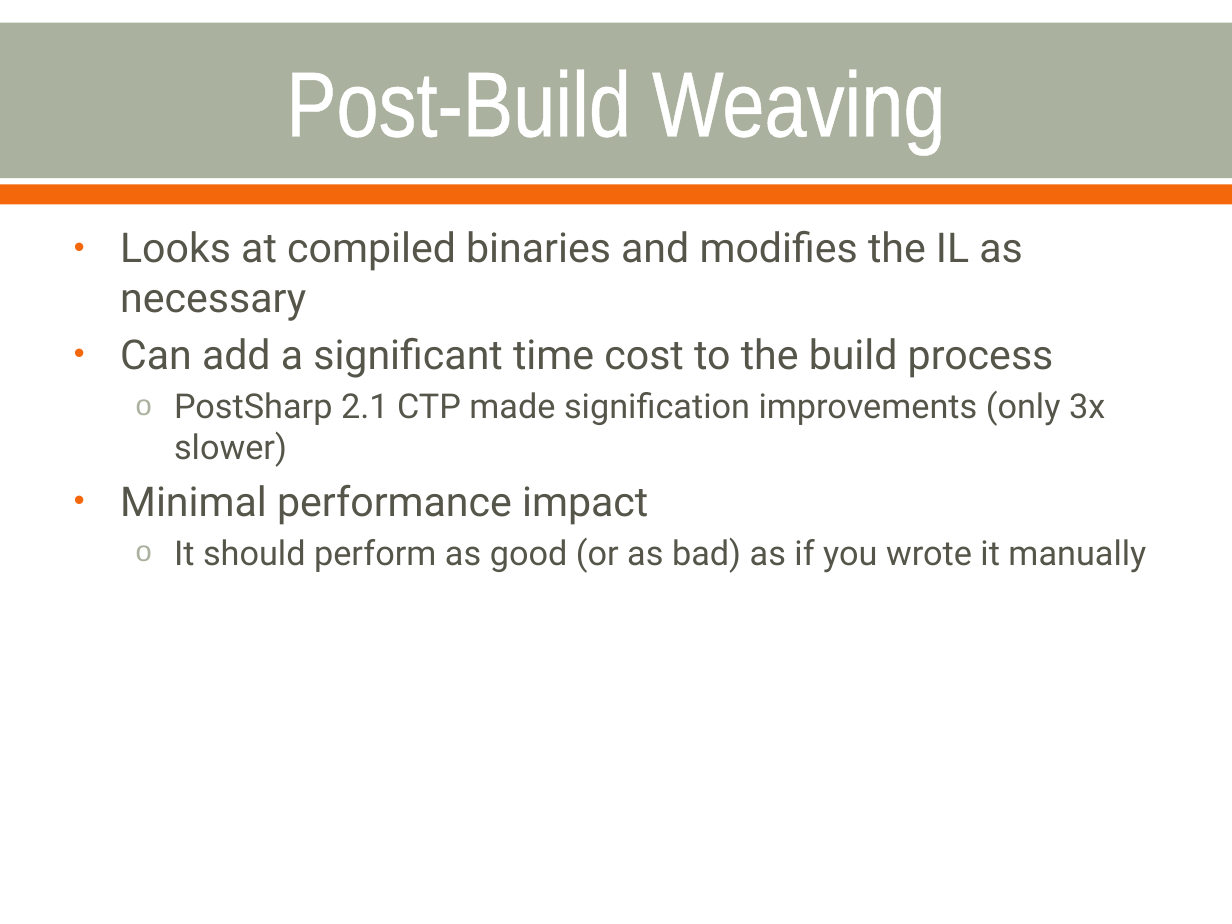
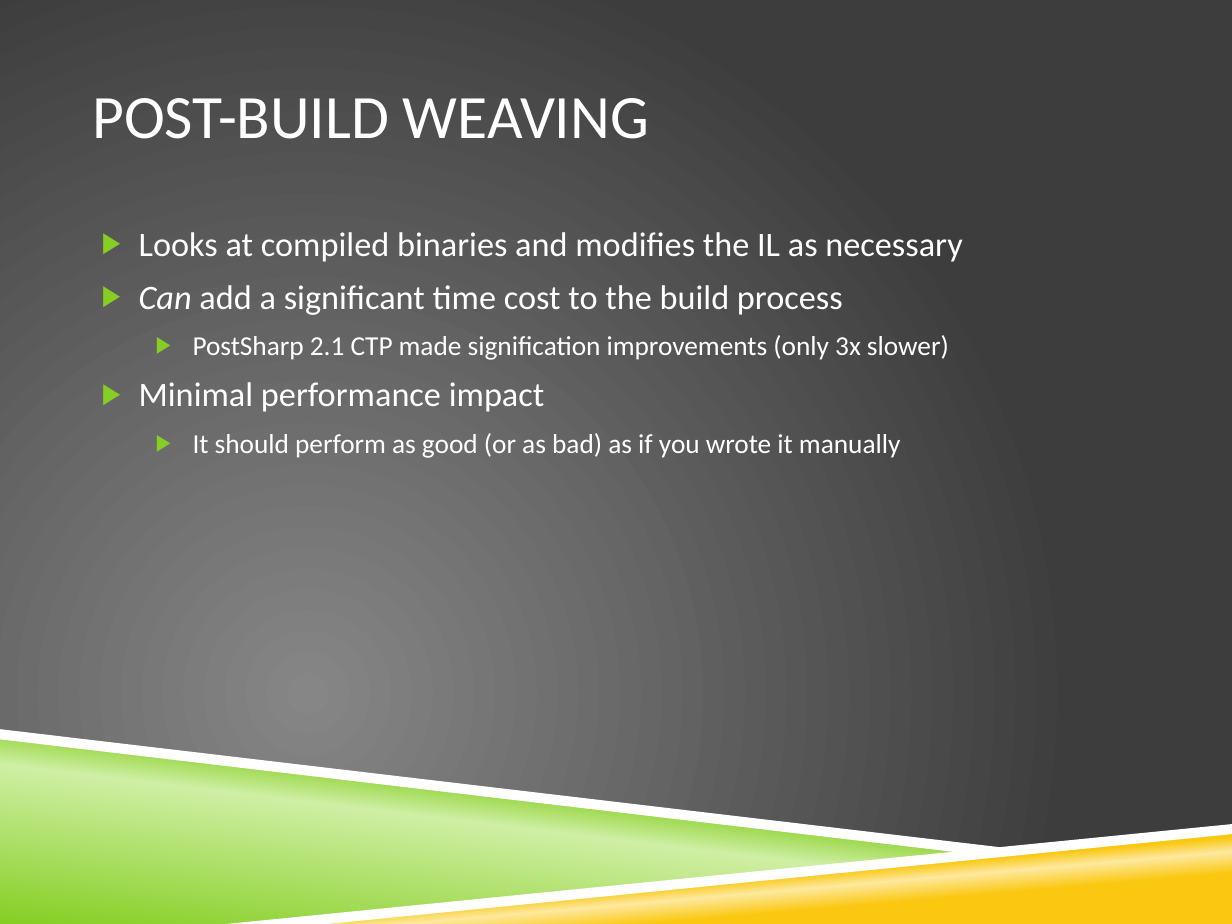
Before and after one commit to bling/AOPDemo, a slide deck: slide 9 of Aspect Oriented Programming.pptx. Drawn at 1232x924 pixels with LibreOffice and Linux fonts; fonts in the diff are those of the drawing; background and template pictures are left out. Boxes give left, top, right and bottom in pixels: in the first picture for what was removed or moved away, otherwise in the second. Text is boxed around its words. In the diff, an @@ line names an element or a change of style, - is before the commit and + after.

```diff
--- a/Aspect Oriented Programming.pptx
+++ b/Aspect Oriented Programming.pptx
@@ background #FFFFFF to picture (left out) @@
@@ rectangle removed at [0,22,1232,177] @@
@@ title at [92,98,649,139]: text changed; size 54 to 36 pt; font Arial Narrow to Calibri @@
-Post-Build Weaving
+POST-BUILD WEAVING
@@ rectangle removed at [0,185,1232,205] @@
@@ text "Looks at compiled binaries and ...": place and size @@
-text "Looks at compiled binaries and ..." at [120,231,1146,573]
+text "Looks at compiled binaries and ..." at [139,232,962,458]
@@ text "Looks at compiled binaries and ..." at [139,232,962,458]: size 24 to 20 pt in "Looks at compiled binaries and modifies the ...", "Can add a significant time cost to ...", "Minimal performance impact"; font Roboto to Calibri, text colour #55554A to #FFFFFF; italic on in "Can"; size 20 to 16 pt in "PostSharp 2.1 CTP made signification improvements (only ...", "It should perform as good (or as ..."; bullet • to ▶; more space between paragraphs; bullet colour #F4680B to #86CE24; bullet o to ▶; bullet colour #ABB19F to #86CE24 @@
@@ freeform shape added at [0,736,976,924], fill gradient #86CE24 to #CFEFA4 @@
@@ freeform shape added at [0,729,1025,854], fill #FFFFFF @@
@@ freeform shape added at [227,824,1232,924], fill #FFFFFF @@
@@ freeform shape added at [244,828,1232,924], fill gradient #FAC810 to #FDE99F @@
```
Also in this commit, not shown: 29 other slides changed, 1 slide removed, 11 other files.
